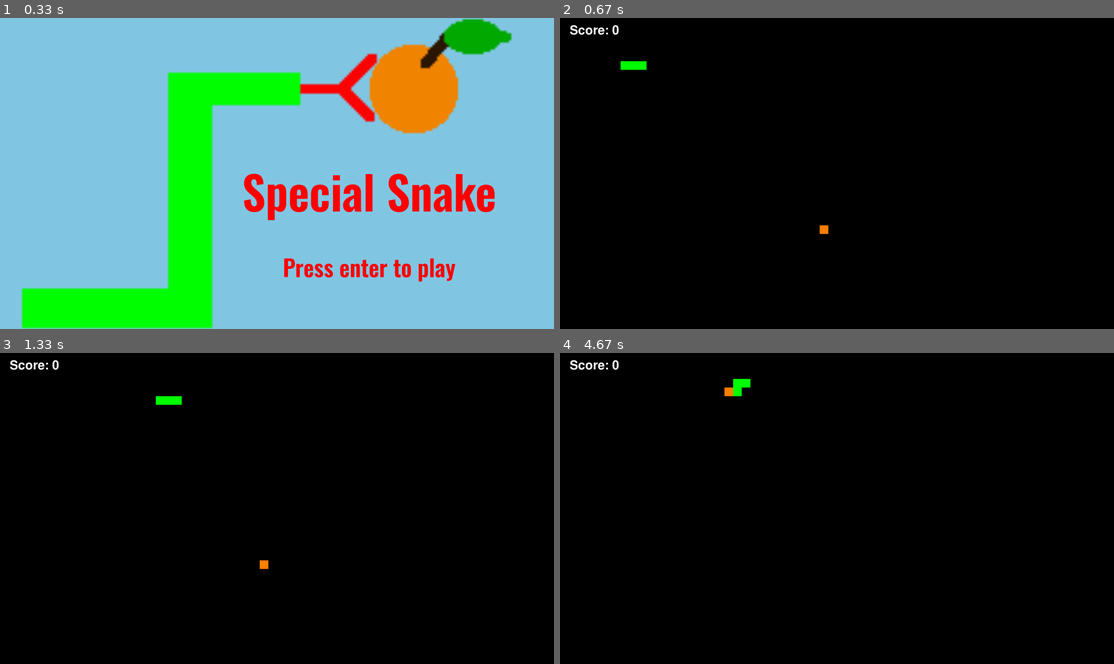
Above: before the commit, frames 1-4 (two rows, left to right).
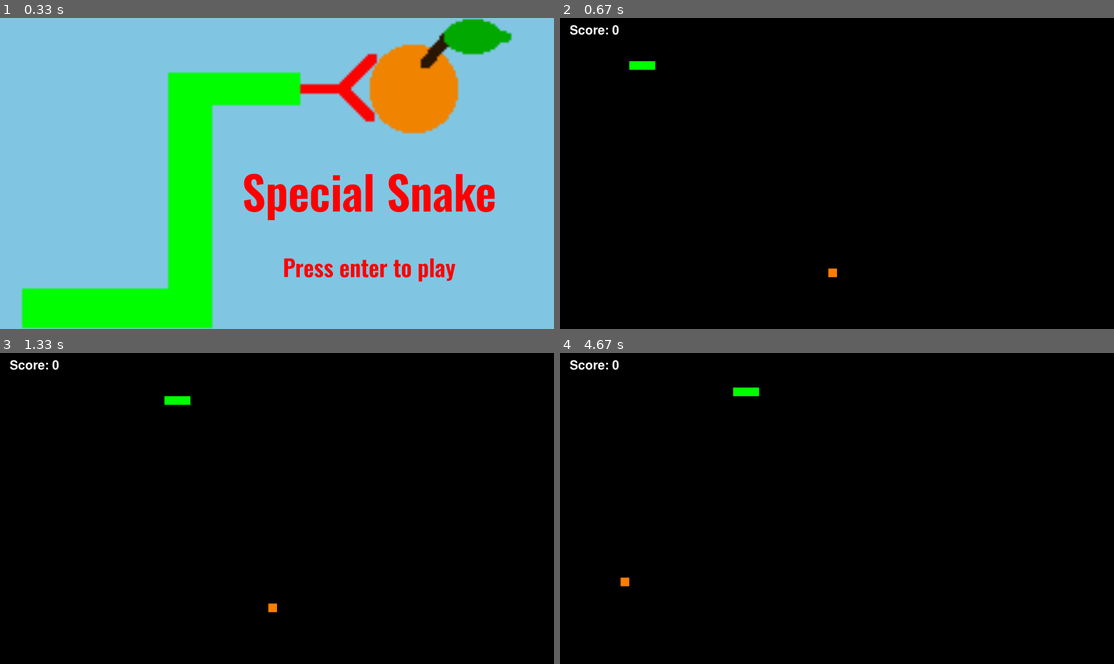
Above: after the commit, the same moments.

Repository: hutgib2/games_site
Game: pygame game, started from games/snake/src/main.py
The game is run twice, just before and just after one commit, with the same random seed, the same clock (stepped at 60 frames per second) and the same inputs.
Inputs:
- Up to frame 1 (0.33 s): no input
- Up to frame 2 (0.67 s): tap Enter at 0.33 s
- Up to frame 3 (1.33 s): tap Enter at 0.67 s; hold D from 1 s (still down)
- Up to frame 4 (4.67 s): release D at 1.47 s; hold W 1.5-1.97 s; tap Enter at 2 s; hold S 3.4-3.7 s; hold A 3.73-4.13 s; hold W 4.17-4.53 s; hold D from 4.57 s (still down)

Frame 1 is identical in both runs. In frame 2, 0.2% of the frame differs, in the area x 10-50%, y 13-84%; in frame 3, 0.2%; in frame 4, 0.3%, in the area x 10-36%, y 8-76%.

Commit message:
Reorganized special snake's code to use a menu class.
Co-authored-by: edenjamsalem <edenjamsalem@users.noreply.github.com>

Diff:
--- /dev/null
+++ b/games/snake/src/game/menu.py
@@ -0,0 +1,44 @@
+from game.settings import *
+from game.snake import Snake
+from game.textSprite import TextSprite
+import asyncio
+
+class Menu:
+    def __init__(self):
+        self.bg_image = pygame.image.load('assets/images/snake.png')
+        self.bg_image = pygame.transform.smoothscale(self.bg_image, (WINDOW_WIDTH, WINDOW_HEIGHT))
+        self.pending_game = None
+        self.running = True
+        self.menu_sprites = pygame.sprite.Group()
+        self.game_over_sprites = pygame.sprite.Group()
+        self.text_color = (255, 0, 0)
+        self.score = None
+        TextSprite('Special Snake', (WINDOW_WIDTH / 1.5, WINDOW_HEIGHT / 1.8), self.text_color, WINDOW_WIDTH / 12, self.menu_sprites)
+        TextSprite('Press enter to play', (WINDOW_WIDTH / 1.5, WINDOW_HEIGHT / 1.25), self.text_color, WINDOW_WIDTH / 24, (self.menu_sprites, self.game_over_sprites))
+        TextSprite('Game Over', (WINDOW_WIDTH / 1.5, WINDOW_HEIGHT / 2), self.text_color, WINDOW_WIDTH / 16, self.game_over_sprites)
+
+    def handle_events(self):
+        for event in pygame.event.get():
+            if event.type == pygame.KEYDOWN:
+                if event.key == pygame.K_RETURN:
+                    self.pending_game = Snake()
+            if event.type == pygame.QUIT:
+                self.running = False
+
+    async def run(self):
+        while self.running:
+            self.handle_events()
+            screen.blit(self.bg_image, (0, 0))
+            if self.score != None:
+                self.game_over_sprites.update()
+                self.score_text.update()
+            else:
+                self.menu_sprites.update()
+
+            pygame.display.update()
+            await asyncio.sleep(0)
+
+            if self.pending_game:
+                self.score = await self.pending_game.run()
+                self.score_text = TextSprite(f'Final score: {self.score}', (WINDOW_WIDTH / 1.5, WINDOW_HEIGHT / 1.5), self.text_color, WINDOW_WIDTH / 24, ())
+                self.pending_game = None
--- a/games/snake/src/game/snake.py
+++ b/games/snake/src/game/snake.py
@@ -10,7 +10,7 @@
 # 1. snake shrinker
 # 2. bounce off walls
 # 3. instant turnaround
-# 4. food magnet
+# 4. self.food magnet
 # 5. Score multiplier maybe?
 
 # TASK: add powerups to game
@@ -22,19 +22,15 @@
 
 class Snake():
     def __init__(self):
+        self.score = 0
+        self.snake = [(5,5),(5,4),(5,3)]
+        self.direction = (0, 1)
+        self.food = (randint(1, ROWS-2), randint(1, COLS-2))
+        self.running = True
         self.clock= AsyncClock(fps=16)
-        self.score = None
-        self.menu_sprites = pygame.sprite.Group()
-        self.game_over_sprites = pygame.sprite.Group()
-        self.text_color = (255, 0, 0)
-        TextSprite('Special Snake', (WINDOW_WIDTH / 1.5, WINDOW_HEIGHT / 1.8), self.text_color, WINDOW_WIDTH / 12, self.menu_sprites)
-        TextSprite('Press enter to play', (WINDOW_WIDTH / 1.5, WINDOW_HEIGHT / 1.25), self.text_color, WINDOW_WIDTH / 24, (self.menu_sprites, self.game_over_sprites))
-        TextSprite('Game Over', (WINDOW_WIDTH / 1.5, WINDOW_HEIGHT / 2), self.text_color, WINDOW_WIDTH / 16, self.game_over_sprites)
-        self.bg_image = pygame.image.load('assets/images/snake.png')
-        self.bg_image = pygame.transform.smoothscale(self.bg_image, (WINDOW_WIDTH, WINDOW_HEIGHT))
         self.powerup_pos = None
         self.powerup_list = ['shrink', 'multiplier']
-        self.powerup_spawn_timer = Timer(5 * 1000, self.spawn_powerup, repeat=True, autostart=True)
+        self.powerup_spawn_timer = Timer(15 * 1000, self.spawn_powerup, repeat=True, autostart=True)
 
     def spawn_powerup(self):
         if self.powerup_pos:
@@ -52,54 +48,29 @@
         font_rect = img.get_frect(center=(x, y))
         screen.blit(img, font_rect)
 
-    async def show_menu(self):
-        while True:
+    async def run(self):
+        while self.running:
             await self.clock.tick()
             for event in pygame.event.get():
                 if event.type == pygame.QUIT:
-                    return
-                if event.type == pygame.KEYDOWN and event.key == pygame.K_RETURN:
-                    await self.run()
-
-            screen.blit(self.bg_image)
-
-            if self.score != None:
-                self.game_over_sprites.update()
-                self.score_text.update()
-            else:
-                self.menu_sprites.update()
-
-            pygame.display.update()
-
-    async def run(self):
-        self.score = 0
-        snake = [(5,5),(5,4),(5,3)]
-        direction = (0, 1)
-        food = (randint(1, ROWS-2), randint(1, COLS-2))
-        running = True
-        while running:
-            await self.clock.tick()
-            for event in pygame.event.get():
-                if event.type == pygame.QUIT:
-                    running = False
+                    self.running = False
                 elif event.type == pygame.KEYDOWN:
-                    if event.key == pygame.K_w and direction != (1, 0):
-                        direction = (-1, 0)
-                    if event.key == pygame.K_s and direction != (-1, 0):
-                        direction = (1, 0)
-                    if event.key == pygame.K_a and direction != (0, 1):
-                        direction = (0, -1)
-                    if event.key == pygame.K_d and direction != (0, -1):
-                        direction = (0, 1)
-            head_row, head_col = snake[0]
-            d_row, d_col = direction
+                    if event.key == pygame.K_w and self.direction != (1, 0):
+                        self.direction = (-1, 0)
+                    if event.key == pygame.K_s and self.direction != (-1, 0):
+                        self.direction = (1, 0)
+                    if event.key == pygame.K_a and self.direction != (0, 1):
+                        self.direction = (0, -1)
+                    if event.key == pygame.K_d and self.direction != (0, -1):
+                        self.direction = (0, 1)
+            head_row, head_col = self.snake[0]
+            d_row, d_col = self.direction
             new_head = (head_row+d_row, head_col+d_col)
 
-
-            if new_head == food:
-                food = (randint(1, ROWS-2), randint(1, COLS-2))
+            if new_head == self.food:
+                self.food = (randint(1, ROWS-2), randint(1, COLS-2))
             else:
-                snake.pop()
+                self.snake.pop()
 
             if new_head == self.powerup_pos:
                 self.activate_powerup()
@@ -107,23 +78,23 @@
 
             # wall_collision
             if not (0 <= new_head[0] < ROWS and 0 <= new_head[1] < COLS):
-                running = False
+                self.running = False
             # snake collision
-            elif new_head in snake:
-                running = False
-            snake.insert(0, new_head)
+            elif new_head in self.snake:
+                self.running = False
+            self.snake.insert(0, new_head)
 
             screen.fill((0,0,0))
-            for row, col in snake:
+            for row, col in self.snake:
                 pygame.draw.rect(screen, (0, 255, 0),
                 (col*CELL_SIZE, row*CELL_SIZE, CELL_SIZE, CELL_SIZE))
-            f_row, f_col = food
+            f_row, f_col = self.food
             pygame.draw.rect(screen, (255, 128, 0), (f_col*CELL_SIZE, f_row*CELL_SIZE, CELL_SIZE, CELL_SIZE))
             if self.powerup_pos:
                 pygame.draw.rect(screen, (255, 255, 0), (self.powerup_pos[0]*CELL_SIZE, self.powerup_pos[1]*CELL_SIZE, CELL_SIZE, CELL_SIZE))
 
-            self.score = len(snake) - 3
+            self.score = len(self.snake) - 3
             self.draw_text(f'Score: {self.score}', (255, 255, 255), WINDOW_WIDTH / 16, WINDOW_HEIGHT / 24)
             self.powerup_spawn_timer.update()
             pygame.display.update()
-        self.score_text = TextSprite(f'Final score: {self.score}', (WINDOW_WIDTH / 1.5, WINDOW_HEIGHT / 1.5), self.text_color, WINDOW_WIDTH / 24, ())
+        return self.score
--- a/games/snake/src/main.py
+++ b/games/snake/src/main.py
@@ -1,10 +1,10 @@
 import pygame
 import asyncio
 
-from game.snake import Snake
+from game.menu import Menu
 
 async def main():
-    game = Snake()
-    await game.show_menu()
+    menu = Menu()
+    await menu.run()
 
 asyncio.run(main())
